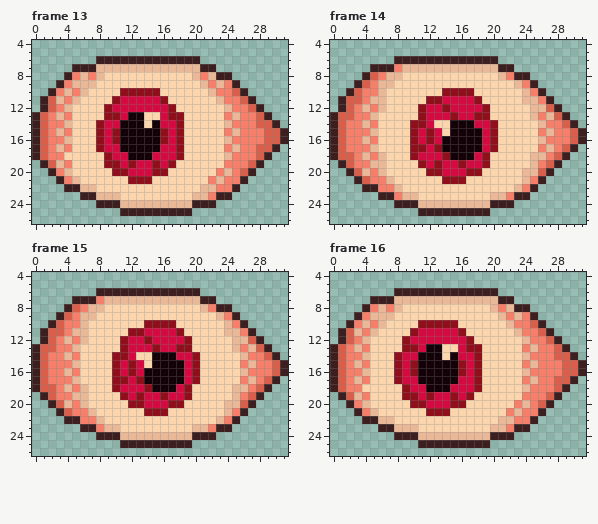
Pixel-art file -- src/heart/assets/spookyeye.aseprite. This is how it looked before the edit.
32x32 pixels, 19 frames. Shown: frame 13: x 0..31, y 4..26; frame 14: x 0..31, y 4..26; frame 15: x 0..31, y 4..26; frame 16: x 0..31, y 4..26. The commit also changed other frames, which this record leaves out.
And afterwards:
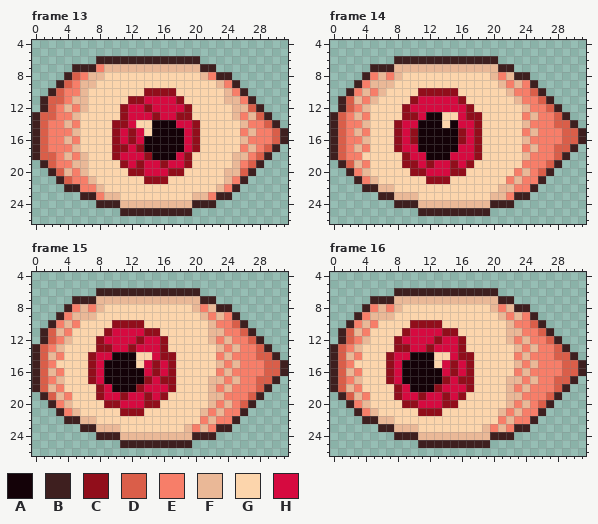
Palette (. is transparent): A #140208  B #3e1f1f  C #910e1b  D #da5e49  E #f77e69  F #eab897  G #fcd5ac  H #d60a40
Author's note on the commit: Fix that bad sprite
Diff:
Changed rows in their new state; - is an unchanged pixel.
Frame 13:
first column x 2:
 7 ------E---------------------
 8 ---DEF------------GFE-------
 9 --DE---------------GG-------
10 -DE------GGG--CC----GGFE----
11 -D--F---GGCC--HHC----GFFE---
12 ---EF--GGC--C--HHC----GFF---
13 DE-F---GGCHHHC-H-C----G--F--
14 ---E--GGCCHG--AAHHC---GGF-E-
15 -E-F--GG-HCHG-AAAHC---GG-F-E
16 ---E--GG-HCH--AAAHC---GGF--E
17 -E-F--GGCCHC--AAAHC---GG-FE-
18 D-FEF--GC-HHCAAAHC----GFF---
19 -E-FF--GGCHC-HCHHC----GF----
20 -D-EF---GGCC-HHCC----G-F----
21 --DEEF----GG-CC-----GGF-----
22 ----EEF------------GGF------
23 ------E---------------------
Frame 14:
first column x 2:
 7 ------F---------------------
 8 ---EFE------------FEF-------
 9 --EF---------------FE-------
10 -EF------CCC--GG----FEED----
11 -F--G---CHHH--CGG----FEED---
12 ---GG--CHH--H--CGG----FEE---
13 EF-G---CCHAAGG-C-G----E--E--
14 ---G--CHHAAA--HHCGG---FEE-D-
15 -F-G--CH-AAAA-CHCGG---EF-E-D
16 ---G--CH-AAA--CHCGG---FEE--D
17 -F-G--CHHAAA--HHCGG---EF-ED-
18 E-GGG--CH-AAAHHHCG----FEE---
19 -F-GG--CCHCH-CHCGG----EE----
20 -E-GG---CCHH-CCGG----E-E----
21 --EFGG----CC-GG-----EFE-----
22 ----FFG------------FFE------
23 ------F---------------------
Frame 15:
first column x 2:
 7 ------F---------------------
 8 ---EFE------------FEF-------
 9 --EF---------------FE-------
10 -EF-G---CCCCGGGG----FEED----
11 -F-GG--CHHHHCCGGG---FFEED---
12 ---GG-CHHH-CH-CGGG--FEFEE---
13 EFGG--CCHHC--HCGGG---FE--E--
14 F-GG-CHHAAA--HCCGGG--EFEE-D-
15 -GGG-CHAAAAGHCHCGGG--FEF-E-D
16 F-GG-CHAAAAAHCHCGGG--EFEE--D
17 -FGG-CHAAAAACHCCGGG-FFEF-ED-
18 F-GGG-CHAAACHHHCGG--FEFEE---
19 -F-GG-CHH--HC--GGG--FFEE----
20 -E-GG--CCHHHCCGGG---FE-E----
21 --EFGG---CCCGGG----FEFE-----
22 ----FFG------------EFE------
23 ------F----------FE---------
Frame 16:
first column x 2:
10 ----G---C---GG--------
11 ---G---CH---CCG-----F-
12 ------CH---C--CG----FE
13 --G---C-H-CHHHCGG----F
14 F-G--CH-A--G-HCCG----E
15 -GG--CHAA--GHCHCG----F
16 F-G--CHAA---HCHCG----E
17 --G--CHAA---CHCCG---FF
18 F-----CHAA-CH--CG---FE
19 ------CHHCH-CHCG----FF
20 -------C-H--C-G-----F-
21 ---------C--G------F--
22 -------------------E--
23 -----------------FE---
